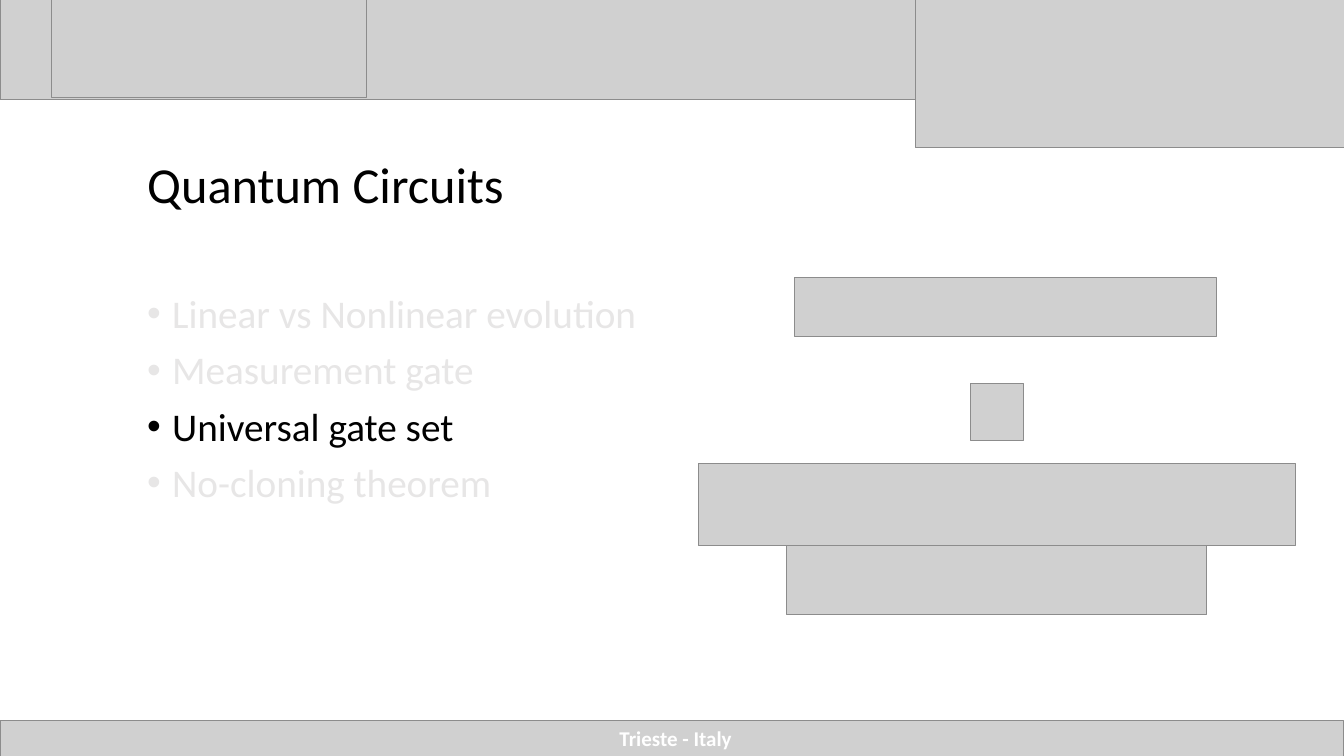
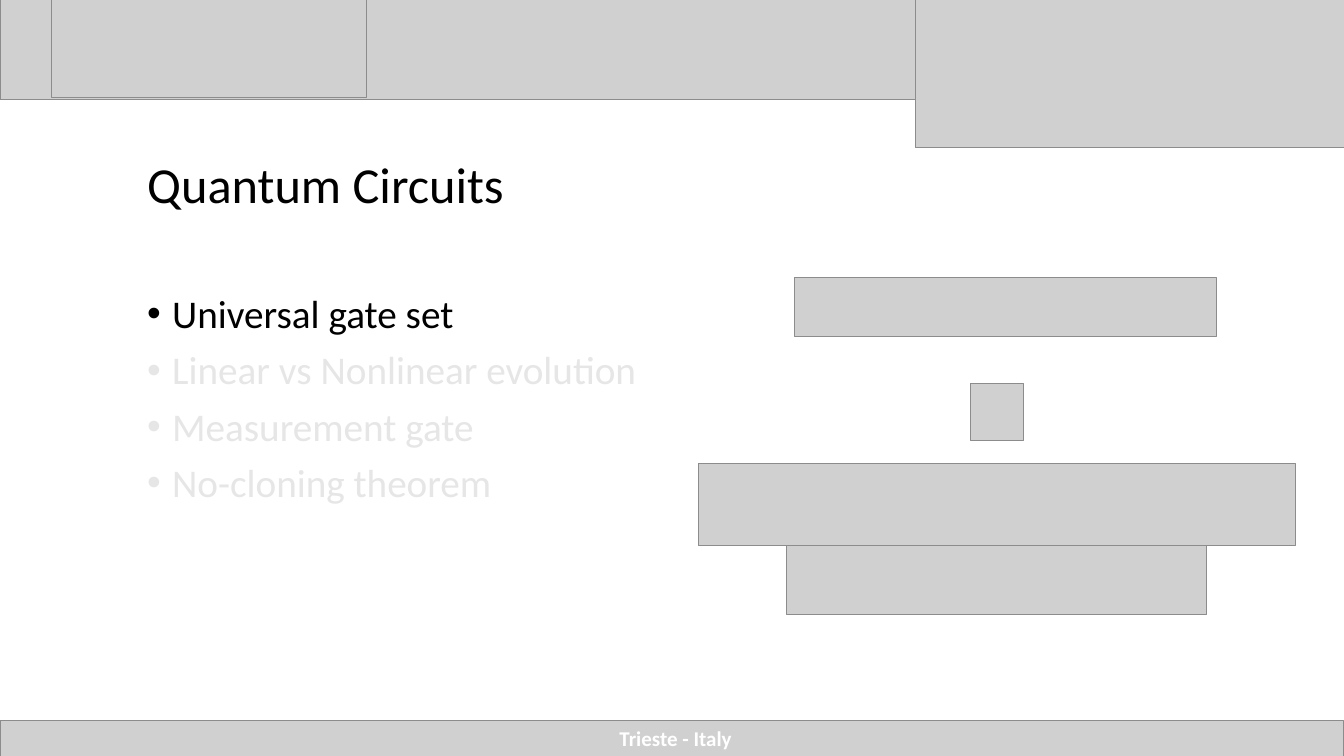
Before and after one commit to agustinsilva447/FPGA, a slide deck: slide 31 of presentacion/presentacion_final/quantum ictp.pptx (slide 33 before the commit). Drawn at 1344x756 pixels with LibreOffice and Linux fonts; fonts in the diff are those of the drawing; grey boxes stand for pictures. Boxes give left, top, right and bottom in pixels: in the first picture for what was removed or moved away, otherwise in the second. Text is boxed around its words. In the diff, an @@ line names an element or a change of style, - is before the commit and + after.

Commit message:
quantum jupyter notebook

```diff
--- a/presentacion/presentacion_final/quantum ictp.pptx
+++ b/presentacion/presentacion_final/quantum ictp.pptx
@@ text at (172, 300, 454, 335): paragraph added @@
+• Universal gate set
@@ text at (172, 413, 454, 448): paragraph removed @@
-• Universal gate set
```
Also in this commit, not shown: 3 other slides changed, 2 other files.
